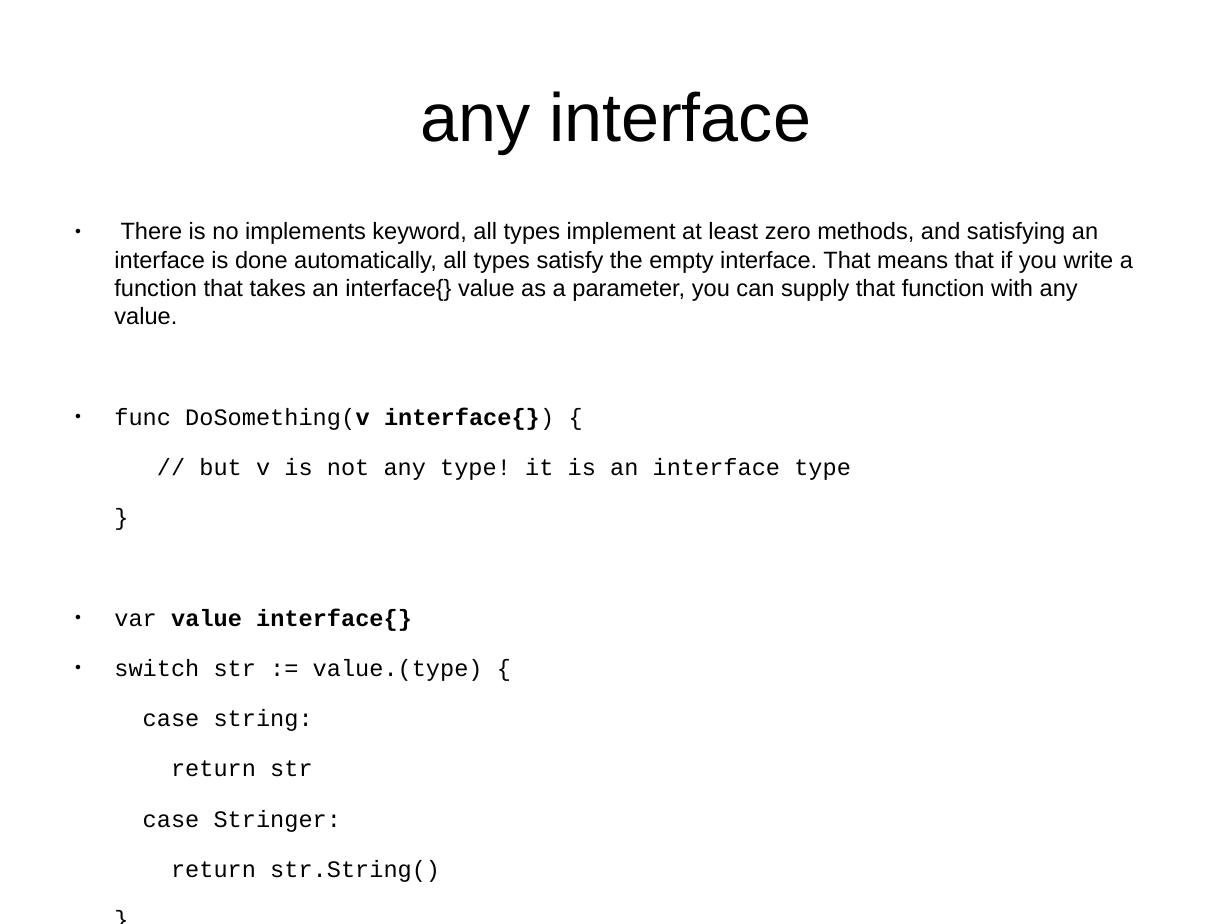
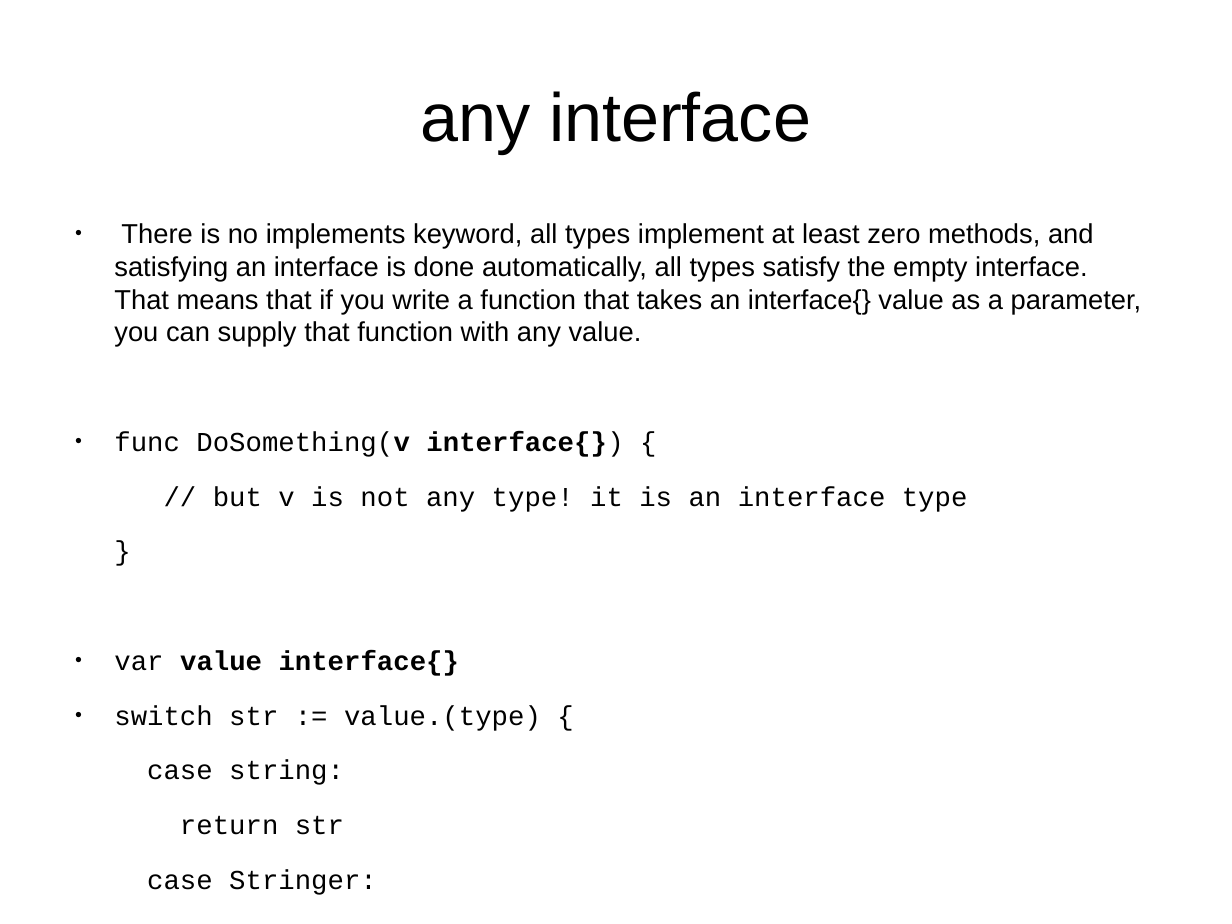
Before and after one commit to rayank77b/smallStuffs, a slide deck: slide 34 of programmierung/vortrag/golang.odp (slide 32 before the commit). Drawn at 1232x924 pixels with LibreOffice and Linux fonts; fonts in the diff are those of the drawing. Boxes give left, top, right and bottom in pixels: in the first picture for what was removed or moved away, otherwise in the second. Text is boxed around its words. In the diff, an @@ line names an element or a change of style, - is before the commit and + after.

Commit message:
some go  examples + vortrag:interface, inheritance, goroutines+channels

```diff
--- a/programmierung/vortrag/golang.odp
+++ b/programmierung/vortrag/golang.odp
@@ text at bbox=[114, 223, 1142, 895]: paragraph removed @@
-● a
@@ text "There is no implements keyword, ..." at bbox=[114, 223, 1142, 895]: size 15.2 to 17.6 pt @@
```
Also in this commit, not shown: 7 other slides changed, 4 slides added, 5 other files.
